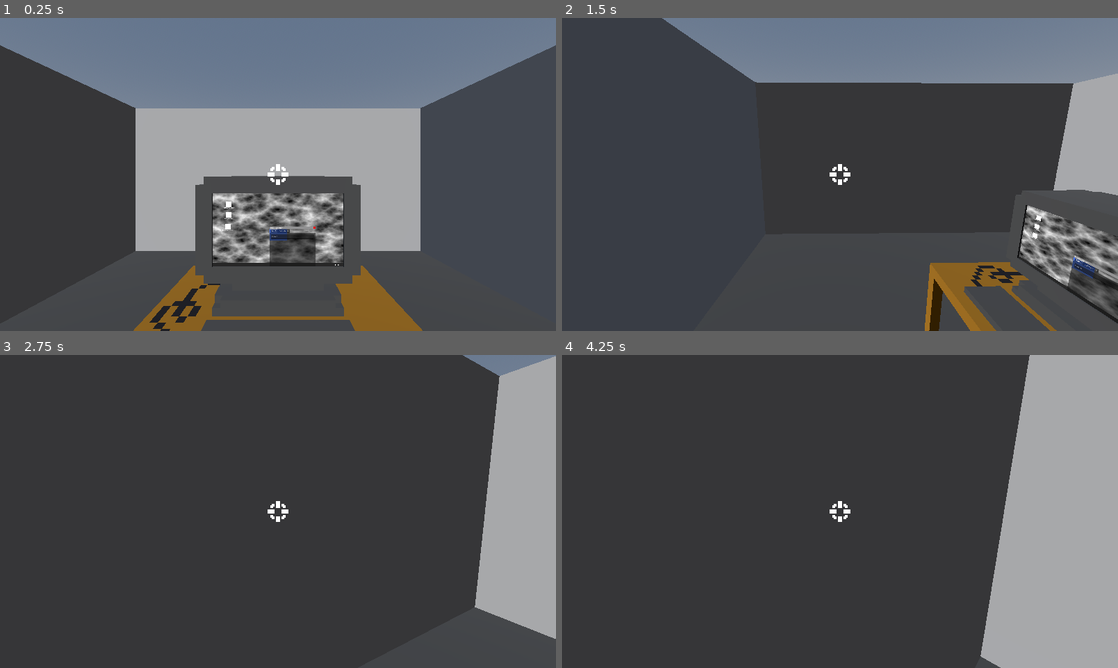
Above: before the commit, frames 1-4 (two rows, left to right).
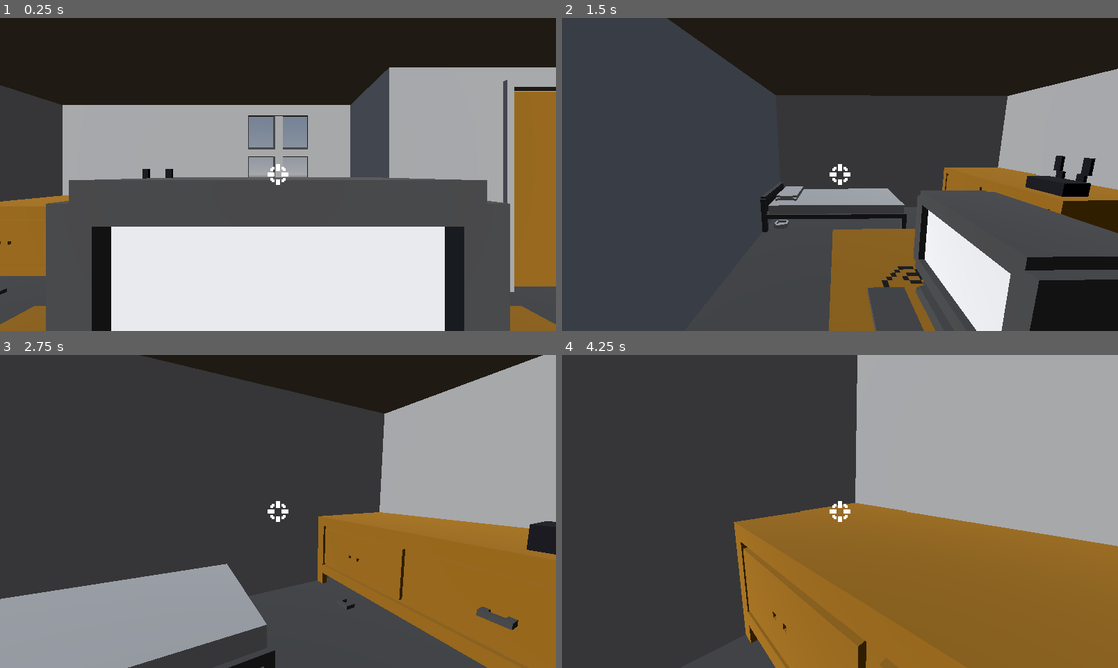
Above: after the commit, the same moments.

Repository: maxwaldman8/gmtk-2026
Game: Godot game, scene res://scenes/room.tscn
Same seed, same stepped clock (60 frames per second), same inputs: the game is played once before the commit and once after it.
Inputs (mouse positions are in pixels of both pictures, inside the frame that each line leads up to):
- Up to frame 1 (0.25 s): no input
- Up to frame 2 (1.5 s): tap Enter at 0.5 s; move the mouse to (962, 158) at 0.52 s; press the mouse at (962, 158) at 0.53 s; hold D (right) 0.53-1.28 s; tap Space (jump) at 0.77 s; move the mouse to (812, 174) at 1.27 s; release the mouse at (812, 174) at 1.28 s; hold W (forward) from 1.28 s (still down); click (812, 174) at 1.35 s
- Up to frame 3 (2.75 s): keep holding W (forward); tap Space (jump) at 1.52 s; move the mouse to (289, 505) at 2.02 s; press the mouse at (289, 505) at 2.03 s
- Up to frame 4 (4.25 s): keep holding W (forward); move the mouse to (834, 517) at 2.77 s; release the mouse at (834, 517) at 2.78 s; click (834, 517) at 2.85 s; tap Space (jump) at 3.02, 3.77 s; move the mouse to (878, 514) at 3.52 s; press the mouse at (878, 514) at 3.53 s

The runs differ from the first frame. In frame 1, 73% of the frame differs, in the area x 0-100%, y 0-100%; in frame 2, 38%; in frame 3, 42%; in frame 4, 46%.

Commit message:
New room model
and you can modify player velocity and speed

Diff:
--- /dev/null
+++ b/game-game/scenes/screen.tscn
@@ -0,0 +1,20 @@
+[gd_scene format=3 uid="uid://c0f1hcsxfje0e"]
+
+[node name="Node2D" type="Control" unique_id=2111894068]
+layout_mode = 3
+anchors_preset = 15
+anchor_right = 1.0
+anchor_bottom = 1.0
+grow_horizontal = 2
+grow_vertical = 2
+
+[node name="ColorRect" type="ColorRect" parent="." unique_id=878542767]
+layout_mode = 1
+anchors_preset = 15
+anchor_right = 1.0
+anchor_bottom = 1.0
+grow_horizontal = 2
+grow_vertical = 2
+size_flags_horizontal = 3
+size_flags_vertical = 3
+color = Color(0.65882355, 1, 1, 1)
--- a/game-game/scripts/player.gd
+++ b/game-game/scripts/player.gd
@@ -1,8 +1,8 @@
 extends CharacterBody3D
 
 
-const SPEED = 5.0
-const JUMP_VELOCITY = 4.5
+@export var SPEED = 5.0
+@export var JUMP_VELOCITY = 4.5
 
 @export var sensitivity = 0.005
 
Not shown, changed: game-game/statues/room.obj
Not shown, changed: game-game/statues/room.vox
